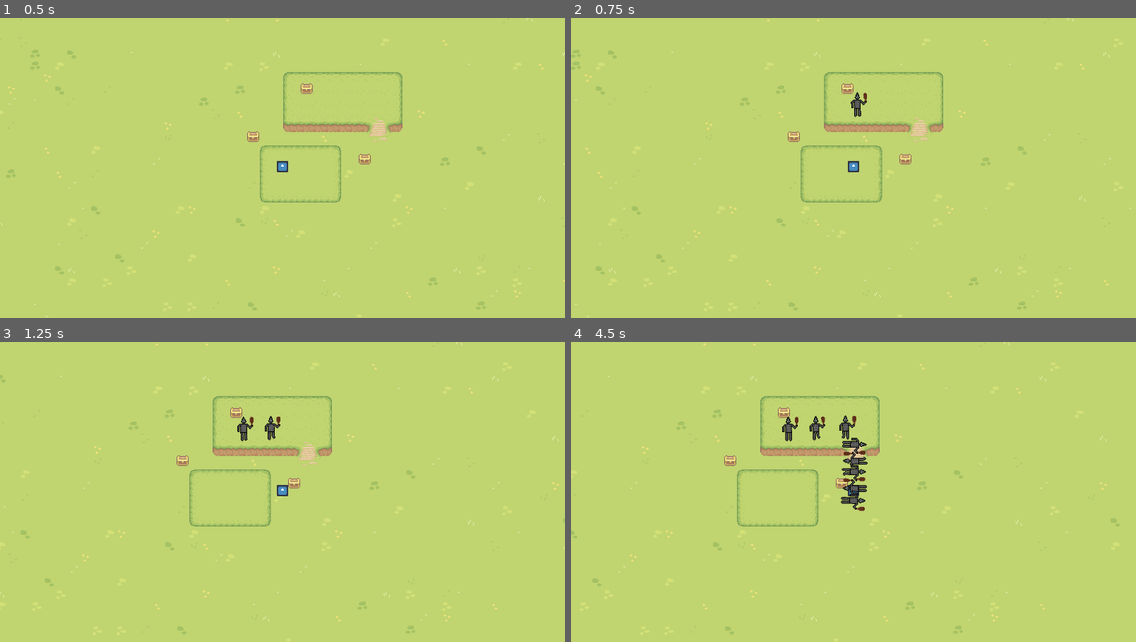
Above: before the commit, frames 1-4 (two rows, left to right).
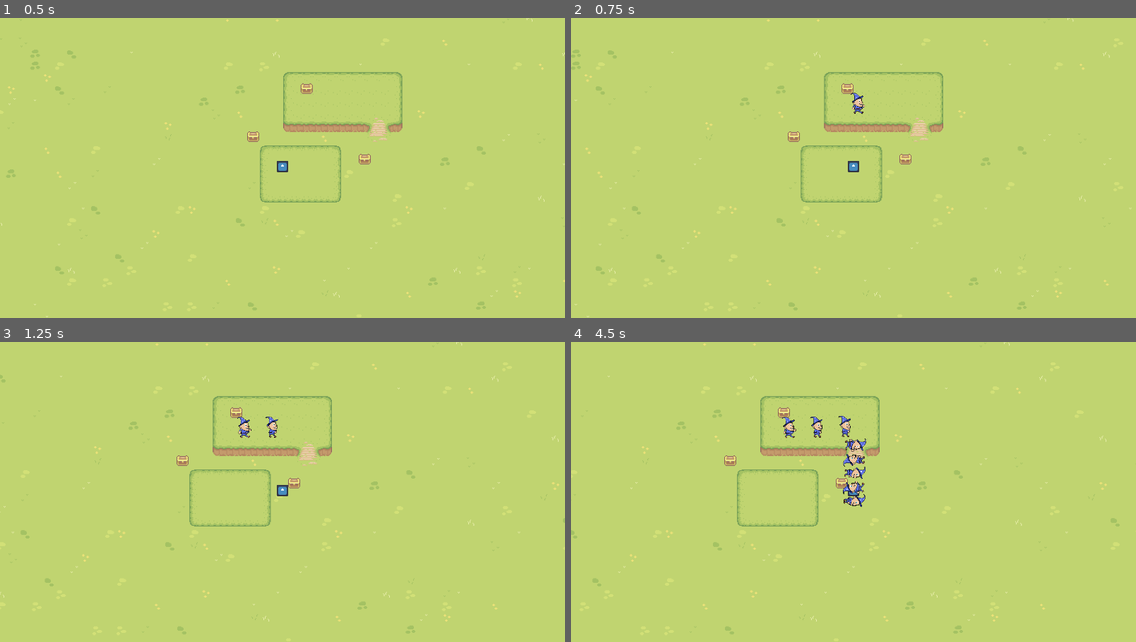
Above: after the commit, the same moments.

Repository: GamersOrgForDevs/Game_Godot
Game: Godot game, scene res://levels/game_level.tscn
Same seed, same stepped clock (60 frames per second), same inputs: the game is played once before the commit and once after it. The engine's default icon, where the game draws it, is replaced by a stand-in: a white triangle on a blue panel in a dark square.
Inputs:
- Up to frame 1 (0.5 s): no input
- Up to frame 2 (0.75 s): tap Enter at 0.5 s; hold D (right) from 0.53 s (still down)
- Up to frame 3 (1.25 s): keep holding D (right)
- Up to frame 4 (4.5 s): release D (right) at 1.28 s; hold S (down) 1.28-2.03 s; hold D (right) 2.03-2.78 s; hold W (up) 2.78-3.53 s; hold A (left) from 3.53 s (still down)

Frame 1 is identical in both runs. In frame 2, 0.1% of the frame differs, in the area x 49-53%, y 24-34%; in frame 3, 0.3%; in frame 4, 1.1%, in the area x 37-53%, y 24-57%.

Commit message:
playing with animation again

Diff:
--- a/objects/enemy.tscn
+++ b/objects/enemy.tscn
@@ -1,25 +1,41 @@
-[gd_scene load_steps=8 format=3 uid="uid://ciigmr8aony1v"]
+[gd_scene load_steps=12 format=3 uid="uid://ciigmr8aony1v"]
 
 [ext_resource type="Script" path="res://scripts/enemy.gd" id="1_sasya"]
-[ext_resource type="Texture2D" uid="uid://rkca73h5u1fm" path="res://objects/Running raider 1.png" id="2_1qsmh"]
-[ext_resource type="Texture2D" uid="uid://dovp3td77113i" path="res://objects/Running raider2.png" id="3_qgaeb"]
-[ext_resource type="Texture2D" uid="uid://b68yb4m688mra" path="res://objects/Running raider3.png" id="4_cblbl"]
-[ext_resource type="Texture2D" uid="uid://dnayoaj8ri8jc" path="res://objects/Running raider4.png" id="5_ki4yb"]
+[ext_resource type="Texture2D" uid="uid://bn7g6ts6bil18" path="res://art/Characters/Lil Wizard right run 0.png" id="2_tj4e0"]
+[ext_resource type="Texture2D" uid="uid://ck7e7w8oxdb3k" path="res://art/Characters/Lil Wizard right run 1.png" id="3_6hlnt"]
+[ext_resource type="Texture2D" uid="uid://lw8vj0ncamty" path="res://art/Characters/Lil Wizard right run 2.png" id="4_0ghsy"]
+[ext_resource type="Texture2D" uid="uid://cvlah50wgtxvh" path="res://art/Characters/Lil Wizard right run 3.png" id="5_bkopb"]
+[ext_resource type="Texture2D" uid="uid://cnwbw7x4w6o53" path="res://art/Characters/Lil Wizard right run 4.png" id="6_dx35c"]
+[ext_resource type="Texture2D" uid="uid://cud1apk14jil3" path="res://art/Characters/Lil Wizard right run 5.png" id="7_w70ii"]
+[ext_resource type="Texture2D" uid="uid://ctj5bpibs3x8r" path="res://art/Characters/Lil Wizard right run 6.png" id="8_lxgvb"]
+[ext_resource type="Texture2D" uid="uid://bi5d3m1x3kfja" path="res://art/Characters/Lil Wizard right run 7.png" id="9_die1h"]
 
 [sub_resource type="SpriteFrames" id="SpriteFrames_wm8ir"]
 animations = [{
 "frames": [{
 "duration": 1.0,
-"texture": ExtResource("2_1qsmh")
+"texture": ExtResource("2_tj4e0")
 }, {
 "duration": 1.0,
-"texture": ExtResource("3_qgaeb")
+"texture": ExtResource("3_6hlnt")
 }, {
 "duration": 1.0,
-"texture": ExtResource("4_cblbl")
+"texture": ExtResource("4_0ghsy")
 }, {
 "duration": 1.0,
-"texture": ExtResource("5_ki4yb")
+"texture": ExtResource("5_bkopb")
+}, {
+"duration": 1.0,
+"texture": ExtResource("6_dx35c")
+}, {
+"duration": 1.0,
+"texture": ExtResource("7_w70ii")
+}, {
+"duration": 1.0,
+"texture": ExtResource("8_lxgvb")
+}, {
+"duration": 1.0,
+"texture": ExtResource("9_die1h")
 }],
 "loop": true,
 "name": &"Running",
@@ -27,18 +43,18 @@
 }]
 
 [sub_resource type="RectangleShape2D" id="RectangleShape2D_pqqjg"]
-size = Vector2(22.1905, 35.4762)
+size = Vector2(35.9755, 68.8417)
 
 [node name="PathFollow2D" type="PathFollow2D"]
 script = ExtResource("1_sasya")
 
 [node name="AnimatedSprite2D" type="AnimatedSprite2D" parent="."]
-position = Vector2(3, 15)
-scale = Vector2(0.984375, 0.984375)
+position = Vector2(-1, 0)
+scale = Vector2(0.460938, 0.460938)
 sprite_frames = SubResource("SpriteFrames_wm8ir")
 animation = &"Running"
 autoplay = "Running"
 
 [node name="CollisionShape2D" type="CollisionShape2D" parent="AnimatedSprite2D"]
-position = Vector2(-1.01588, -14.2222)
+position = Vector2(5.87664, 2.46053)
 shape = SubResource("RectangleShape2D_pqqjg")
Binary file added: art/Characters/Lil Wizard right run 0.png
Not shown, added: art/Characters/Lil Wizard right run 0.png.import
Binary file added: art/Characters/Lil Wizard right run 1.png
Not shown, added: art/Characters/Lil Wizard right run 1.png.import
Binary file added: art/Characters/Lil Wizard right run 2.png
Not shown, added: art/Characters/Lil Wizard right run 2.png.import
Binary file added: art/Characters/Lil Wizard right run 3.png
Not shown, added: art/Characters/Lil Wizard right run 3.png.import
Binary file added: art/Characters/Lil Wizard right run 4.png
Not shown, added: art/Characters/Lil Wizard right run 4.png.import
Binary file added: art/Characters/Lil Wizard right run 5.png
Not shown, added: art/Characters/Lil Wizard right run 5.png.import
(and 4 more such lines)
